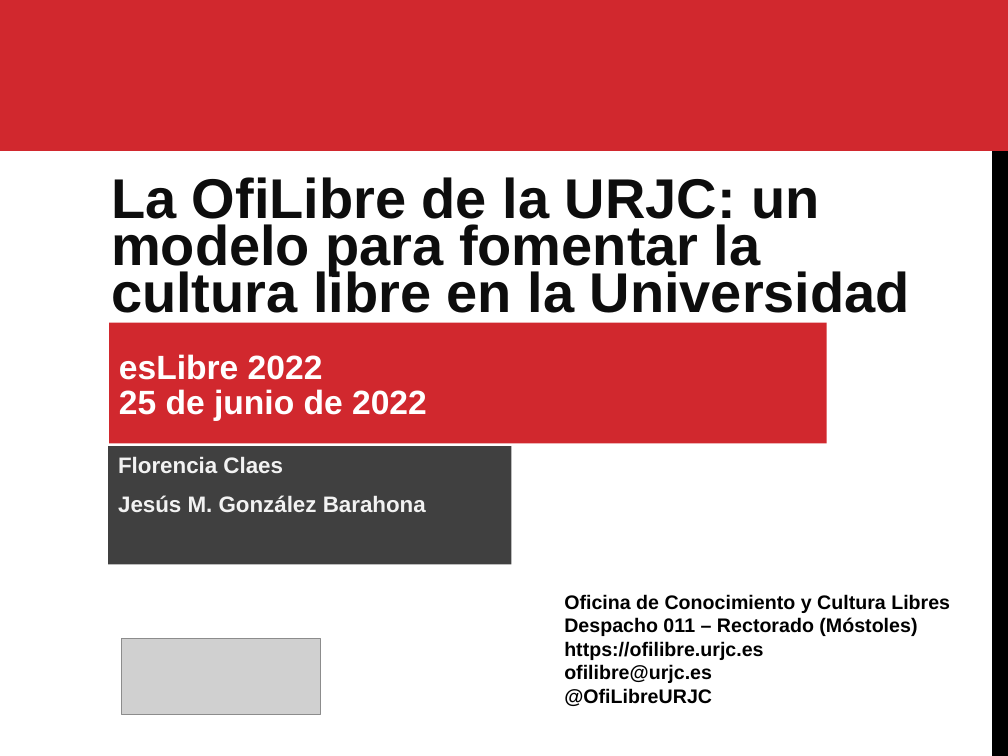
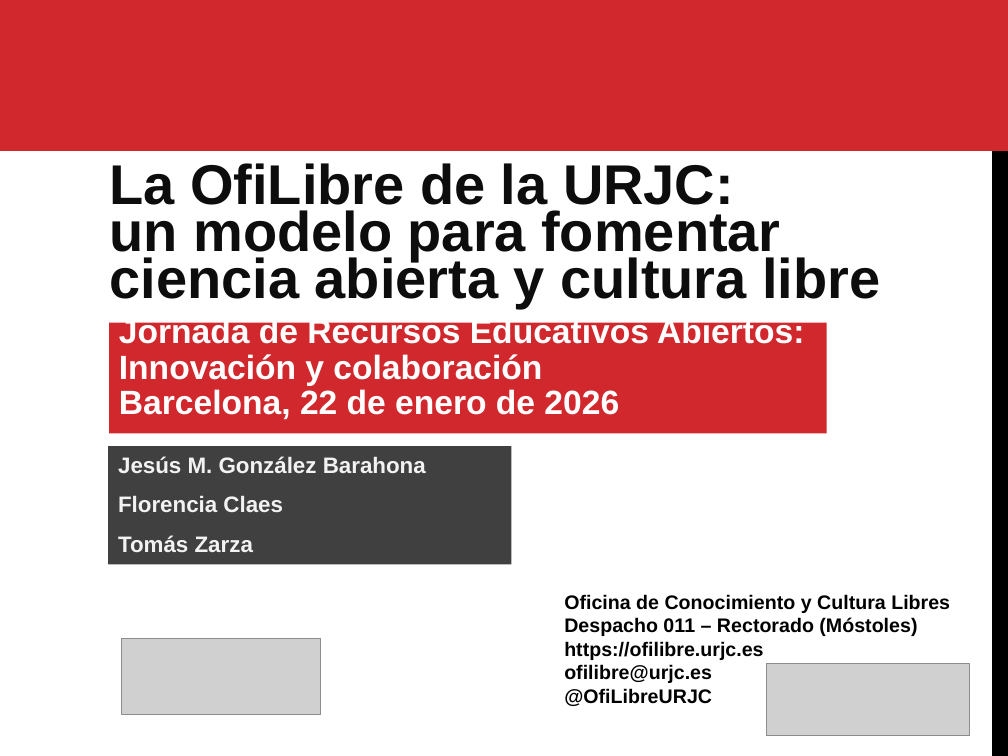
Before and after one commit to roberto-red/ofilibre, a slide deck: slide 1 of static/transpas/ofilibre/Modelo-OfiLibre.odp. Drawn at 1008x756 pixels with LibreOffice and Linux fonts; fonts in the diff are those of the drawing; grey boxes stand for pictures. Boxes give left, top, right and bottom in pixels: in the first picture for what was removed or moved away, otherwise in the second. Text is boxed around its words. In the diff, an @@ line names an element or a change of style, - is before the commit and + after.

Commit message:
Nueva presentación del "modelo OfiLibre"

```diff
--- a/static/transpas/ofilibre/Modelo-OfiLibre.odp
+++ b/static/transpas/ofilibre/Modelo-OfiLibre.odp
@@ text at [109, 163, 880, 307]: text changed @@
-La OfiLibre de la URJC: un modelo para fomentar la cultura libre en la Universidad
+La OfiLibre de la URJC:
+un modelo para fomentar
+ciencia abierta y cultura libre
@@ rectangle "Jornada de Recursos Educativos Abiertos:": place and size @@
-rectangle "Jornada de Recursos Educativos Abiertos:" at [109, 323, 827, 444]
+rectangle "Jornada de Recursos Educativos Abiertos:" at [109, 323, 827, 433]
@@ text in rectangle at [119, 316, 804, 420]: text changed @@
-esLibre 2022
-25 de junio de 2022
+Jornada de Recursos Educativos Abiertos:
+Innovación y colaboración
+Barcelona, 22 de enero de 2026
@@ text in rectangle at [118, 456, 426, 473]: paragraph added @@
+Jesús M. González Barahona
@@ text in rectangle at [118, 535, 253, 552]: text changed @@
-Jesús M. González Barahona
+Tomás Zarza
@@ picture added at [766, 664, 970, 736] @@
```
Also in this commit, not shown: 7 other slides changed, 15 slides added, 10 slides removed, 3 other files.
